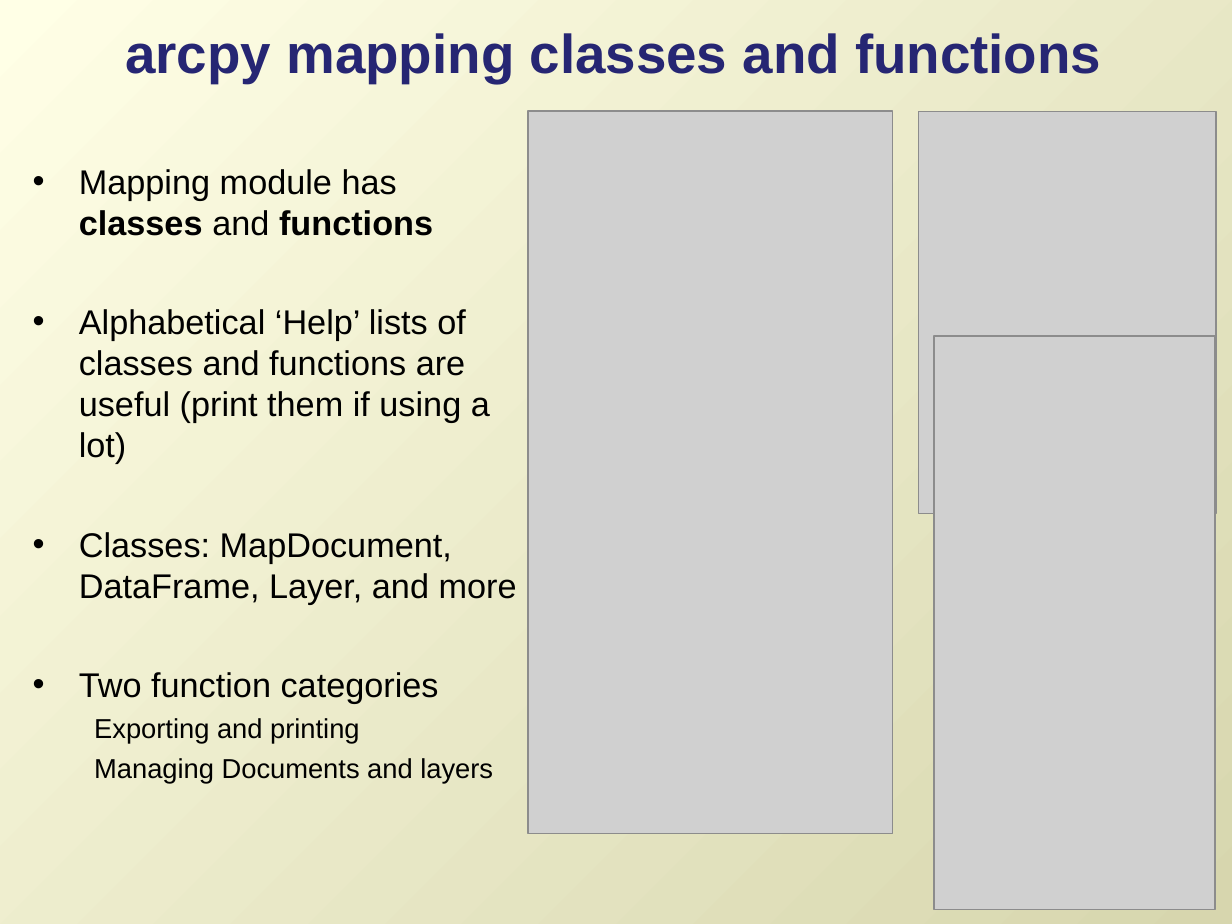
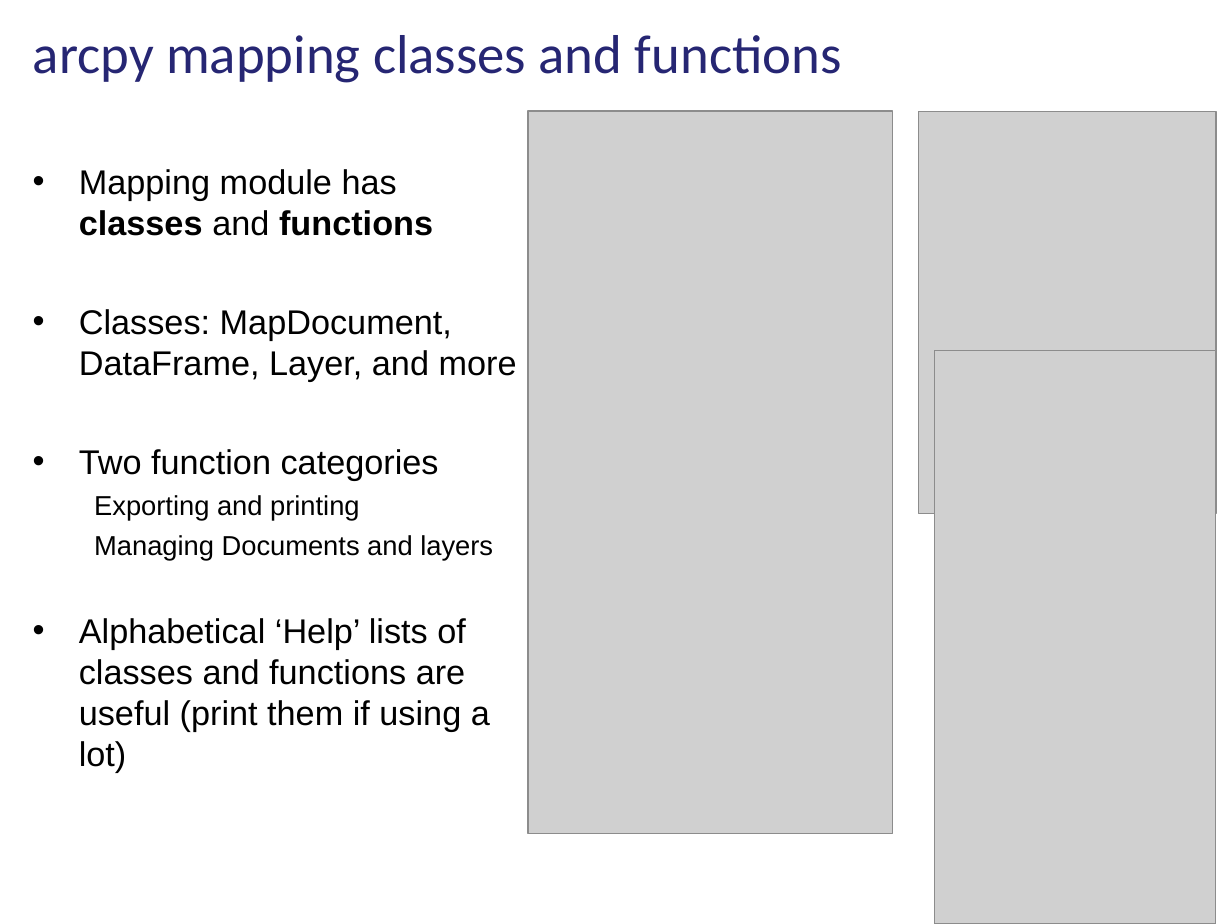
Before and after one commit to lgtateos/gis540, a slide deck: slide 3 of slides/arcpyMapping.ppt (slide 4 before the commit). Drawn at 1232x924 pixels with LibreOffice and Linux fonts; fonts in the diff are those of the drawing; grey boxes stand for pictures. Boxes give left, top, right and bottom in pixels: in the first picture for what was removed or moved away, otherwise in the second. Text is boxed around its words. In the diff, an @@ line names an element or a change of style, - is before the commit and + after.

```diff
--- a/slides/arcpyMapping.ppt
+++ b/slides/arcpyMapping.ppt
@@ background gradient #FFFFE6 to #D7D6AE to #FFFFFF @@
@@ title "arcpy mapping classes and functions" moved from (x1=125, y1=33, x2=1101, y2=83) to (x1=33, y1=35, x2=842, y2=83) @@
@@ title "arcpy mapping classes and functions" at (x1=33, y1=35, x2=842, y2=83): font Arial to Calibri, bold off @@
@@ text at (x1=79, y1=309, x2=490, y2=464): paragraph removed @@
-• Alphabetical ‘Help’ lists of classes and functions are useful (print them if using a lot)
@@ picture moved from (x1=934, y1=336, x2=1215, y2=910) to (x1=935, y1=350, x2=1216, y2=924) @@
@@ text at (x1=79, y1=618, x2=490, y2=773): paragraph added @@
+• Alphabetical ‘Help’ lists of classes and functions are useful (print them if using a lot)
```
Also in this commit, not shown: 25 other slides changed, 7 slides added, 3 slides removed.
